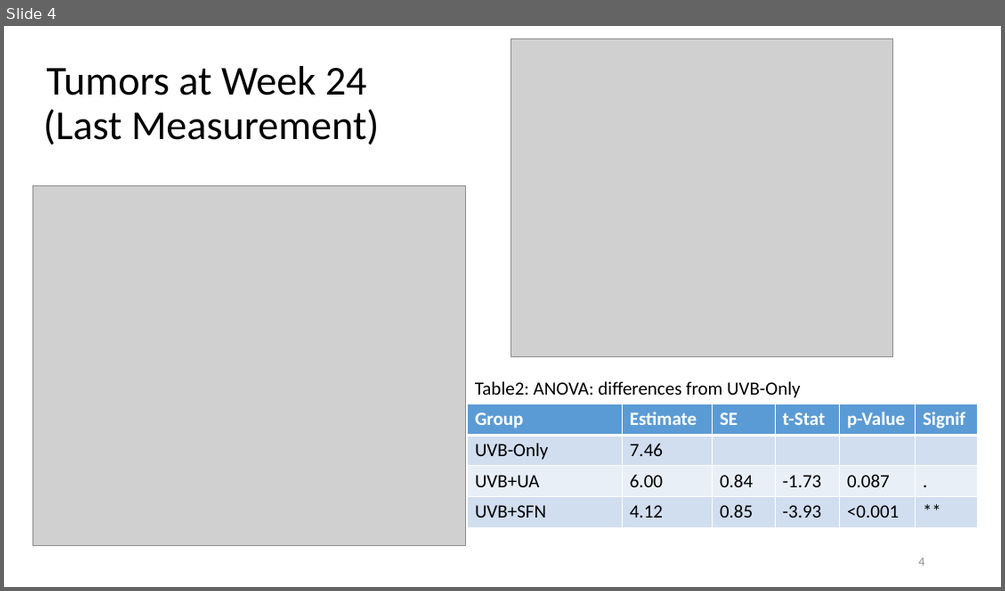
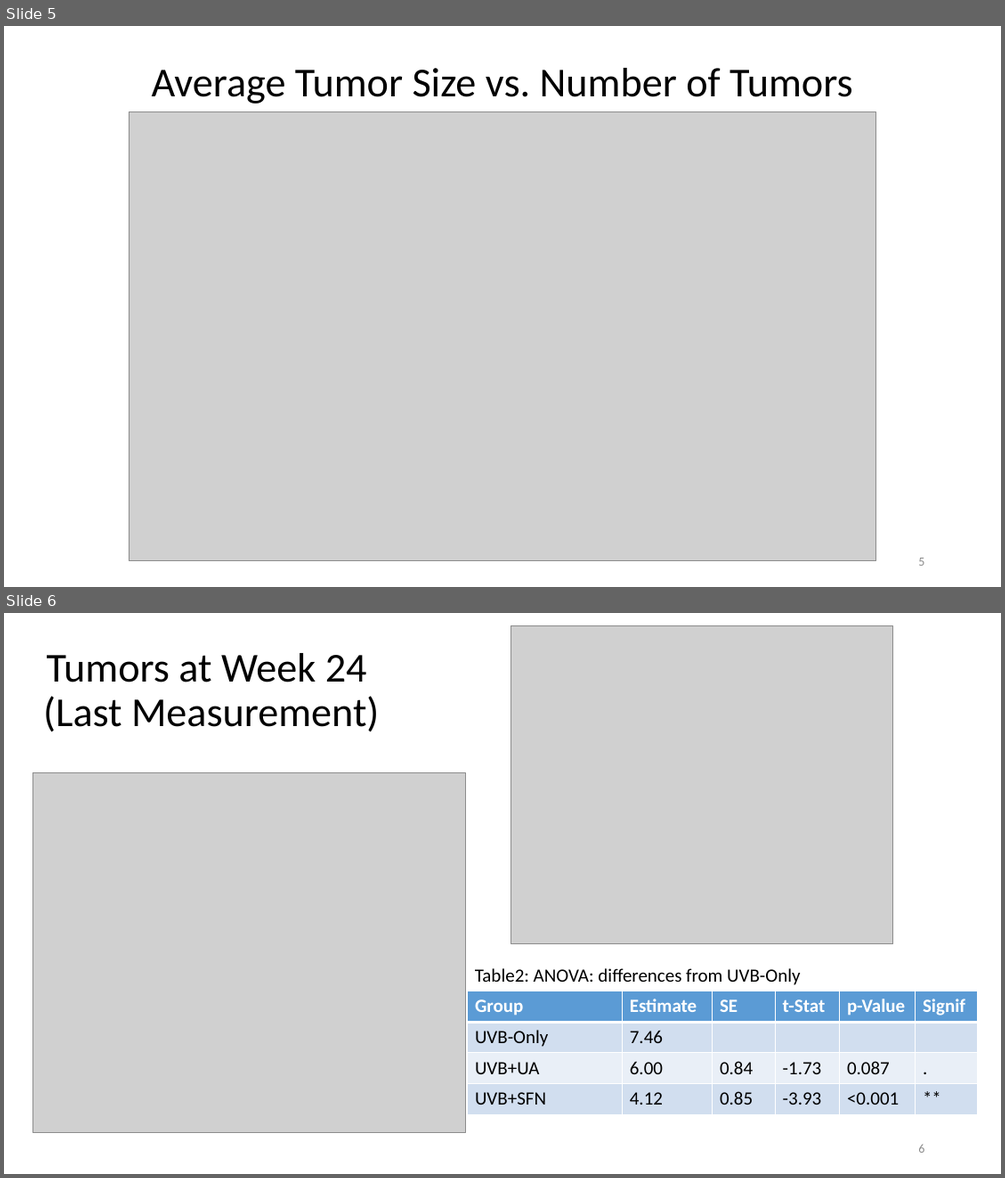
Before and after one commit to KongLabRUSP/skin.uvb, a slide deck: docs/skin_uvb_tumors_v1.pptx. Shown one above the other, each under a label of ours: slide 4 before the commit, slides 5 and 6 after it. The pictures are 1005x591 and 1005x1178 pixels, drawn with LibreOffice and Linux fonts; fonts in the diff are those of the drawing; grey boxes stand for pictures. Boxes give left, top, right and bottom in pixels: in the first picture for what was removed or moved away, otherwise in the second. Text is boxed around its words. In the diff, an @@ line names an element or a change of style, - is before the commit and + after.

```diff
--- a/docs/skin_uvb_tumors_v1.pptx
+++ b/docs/skin_uvb_tumors_v1.pptx
@@ slide 5 added at [4, 26, 1001, 587], background #FFFFFF @@
@@ title added at [152, 68, 853, 103], 39.6 pt, text #000000 @@
+Average Tumor Size vs. Number of Tumors
@@ picture added at [129, 112, 877, 561] @@
@@ page number added at [918, 557, 924, 565], 12 pt, text #8C8C8C @@
+5
@@ what was slide 4 is now slide 6 @@
@@ page number at [918, 1144, 924, 1152]: text changed @@
-4
+6
```
Also in this commit, not shown: 3 slides changed, 4 other slides added, 4 other files.
